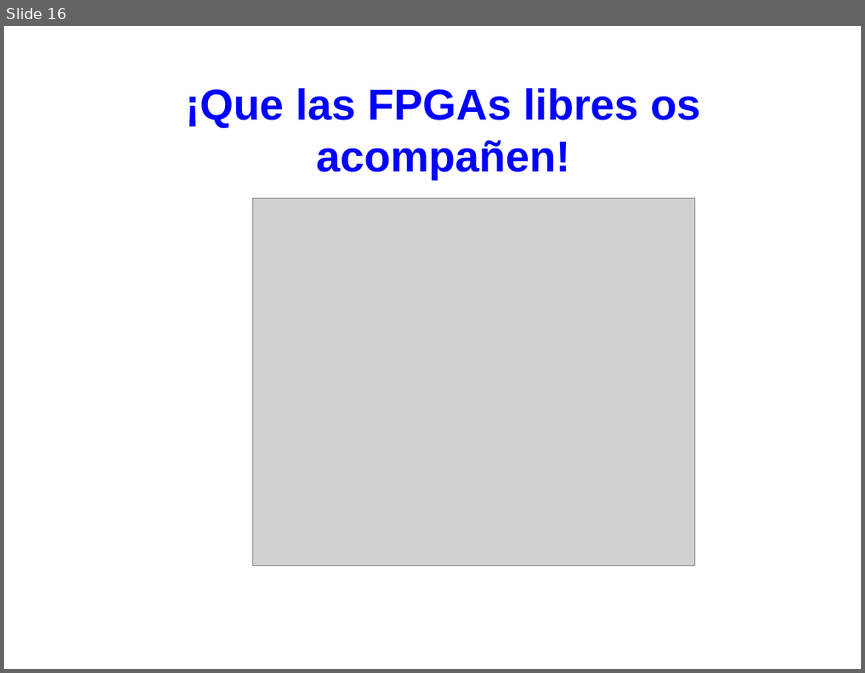
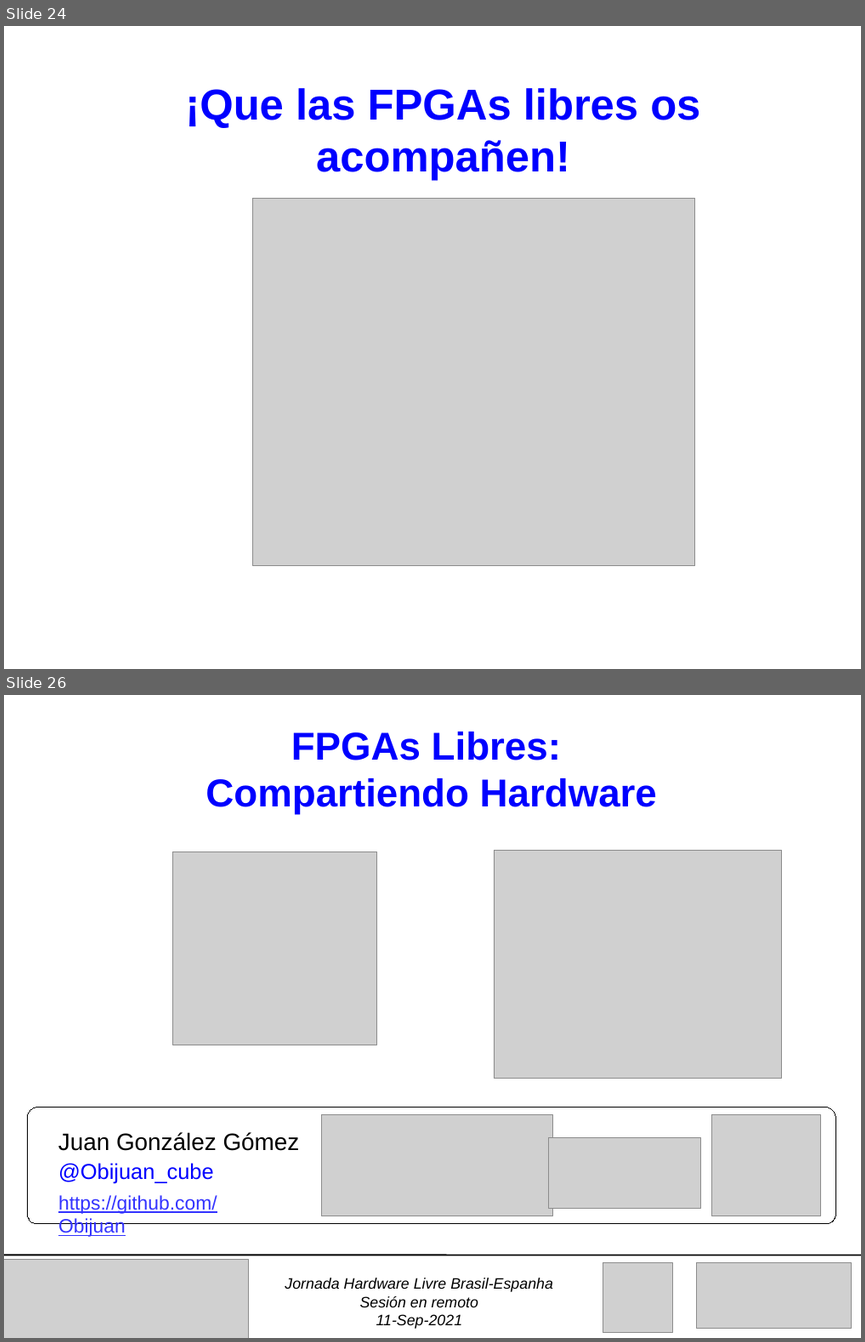
Before and after one commit to Obijuan/myslides, a slide deck: 2021-09-11-FPGAs-Libres-Jornadas-Hw-Libre-Brasi/2021-09-11-FPGAs-libres-Brasil.odp. Shown one above the other, each under a label of ours: slide 16 before the commit, slides 24 and 26 after it; the slides between them are not shown. The pictures are 865x673 and 865x1342 pixels, drawn with LibreOffice and Linux fonts; fonts in the diff are those of the drawing; grey boxes stand for pictures. Boxes give left, top, right and bottom in pixels: in the first picture for what was removed or moved away, otherwise in the second. Text is boxed around its words. In the diff, an @@ line names an element or a change of style, - is before the commit and + after.

Commit message:
Brasil talk: Slides updated

```diff
--- a/2021-09-11-FPGAs-Libres-Jornadas-Hw-Libre-Brasi/2021-09-11-FPGAs-libres-Brasil.odp
+++ b/2021-09-11-FPGAs-Libres-Jornadas-Hw-Libre-Brasi/2021-09-11-FPGAs-libres-Brasil.odp
@@ slide 26 added at <box>4,695,861,1338</box>, background #FFFFFF @@
@@ title added at <box>205,732,657,814</box>, 36 pt, text #0000FF, bold @@
+FPGAs Libres:
+Compartiendo Hardware
@@ picture added at <box>172,851,377,1045</box> @@
@@ picture added at <box>494,851,782,1078</box> @@
@@ rounded rectangle added at <box>27,1107,836,1224</box>, fill #FFFFFF, outline #000000 0 pt @@
@@ picture added at <box>321,1115,553,1216</box> @@
@@ picture added at <box>711,1115,821,1216</box> @@
@@ text added at <box>58,1132,300,1151</box>, 22 pt, text #000000 @@
+Juan González Gómez
@@ picture added at <box>548,1137,701,1208</box> @@
@@ text added at <box>58,1163,214,1183</box>, 20 pt, text #0000FF @@
+@Obijuan_cube
@@ text added at <box>58,1195,217,1236</box>, 18 pt, text #3333FF, underline @@
+https://github.com/Obijuan
@@ line added from (4, 1255) to (861, 1255), #000000 1.45 pt @@
@@ picture added at <box>4,1259,249,1338</box> @@
@@ text added at <box>284,1277,553,1328</box>, 14 pt, text #000000, italic @@
+Jornada Hardware Livre Brasil-Espanha
+Sesión en remoto
+11-Sep-2021
@@ picture added at <box>602,1263,673,1333</box> @@
@@ picture added at <box>697,1263,851,1328</box> @@
@@ what was slide 16 is now slide 24 @@
```
Also in this commit, not shown: 3 slides changed, 8 other slides added, 1 other file.
